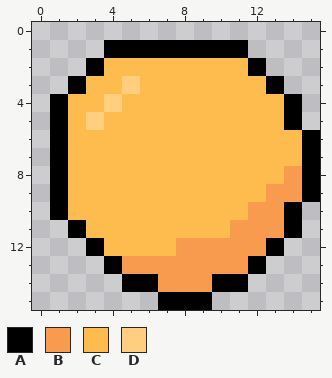
Edited in one commit: pixel-art sprite (Content/images/map/bubbles/bubble_orange.png). That is the earlier state.
The file is 16x16 pixels.
Palette (. is transparent): A #000000  B #f99b4e  C #ffbc4e  D #ffce7f
Pixels before, first column x 1:
 1 ...AAAAAAAA....
 2 ..ACCCCCCCCA...
 3 .ACCDCCCCCCCA..
 4 ACCDCCCCCCCCCA.
 5 ACDCCCCCCCCCCA.
 6 ACCCCCCCCCCCCCA
 7 ACCCCCCCCCCCCCA
 8 ACCCCCCCCCCCCBA
 9 ACCCCCCCCCCCBBA
10 ACCCCCCCCCCBBA.
11 .ACCCCCCCCBBBA.
12 ..ACCCCBBBBBA..
13 ...ABBBBBBBA...
14 ....AABBBAA....
15 ......AAA......
Once edited:
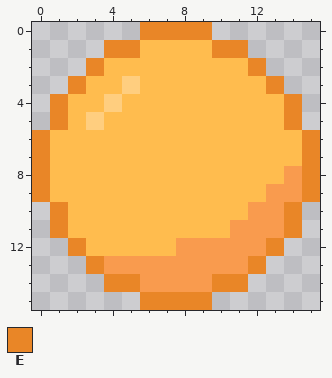
Colours new in this view: E #e98627
The edit:
Changed rows in their new state; - is an unchanged pixel.
first column x 0:
 0 ------EEEE------
 1 ----EECCCCEE----
 2 ---E--------E---
 3 --E----------E--
 4 -E------------E-
 5 -E------------E-
 6 EC-------------E
 7 EC-------------E
 8 EC-------------E
 9 EC-------------E
10 -E------------E-
11 -EC-----------E-
12 --EC---------E--
13 ---EB-------E---
14 ----EEB---EE----
15 ------EEEE------
